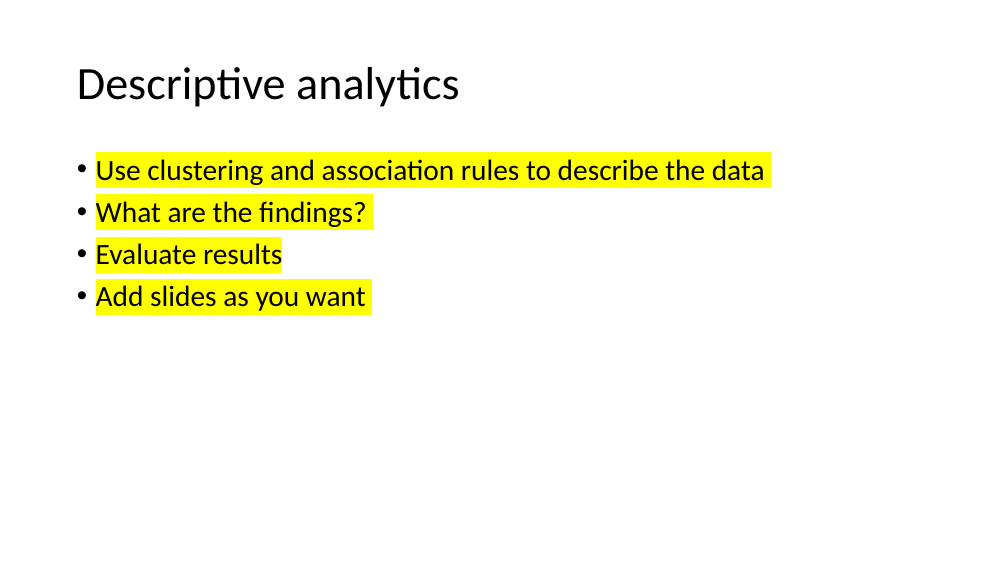
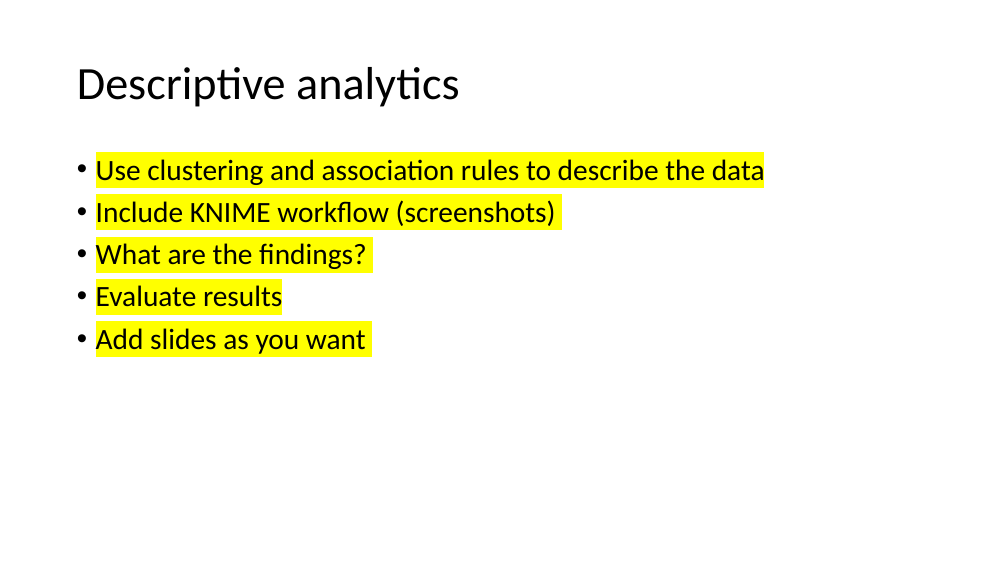
Before and after one commit to motazsaad/Data-Science-CSCI-3320, a slide deck: slide 11 of Project Presentation Template.pptx. Drawn at 1008x567 pixels with LibreOffice and Linux fonts; fonts in the diff are those of the drawing. Boxes give left, top, right and bottom in pixels: in the first picture for what was removed or moved away, otherwise in the second. Text is boxed around its words. In the diff, an @@ line names an element or a change of style, - is before the commit and + after.

```diff
--- a/Project Presentation Template.pptx
+++ b/Project Presentation Template.pptx
@@ text at [96,200,556,226]: paragraph added @@
+• Include KNIME workflow (screenshots)
```
Also in this commit, not shown: 3 other slides changed.
